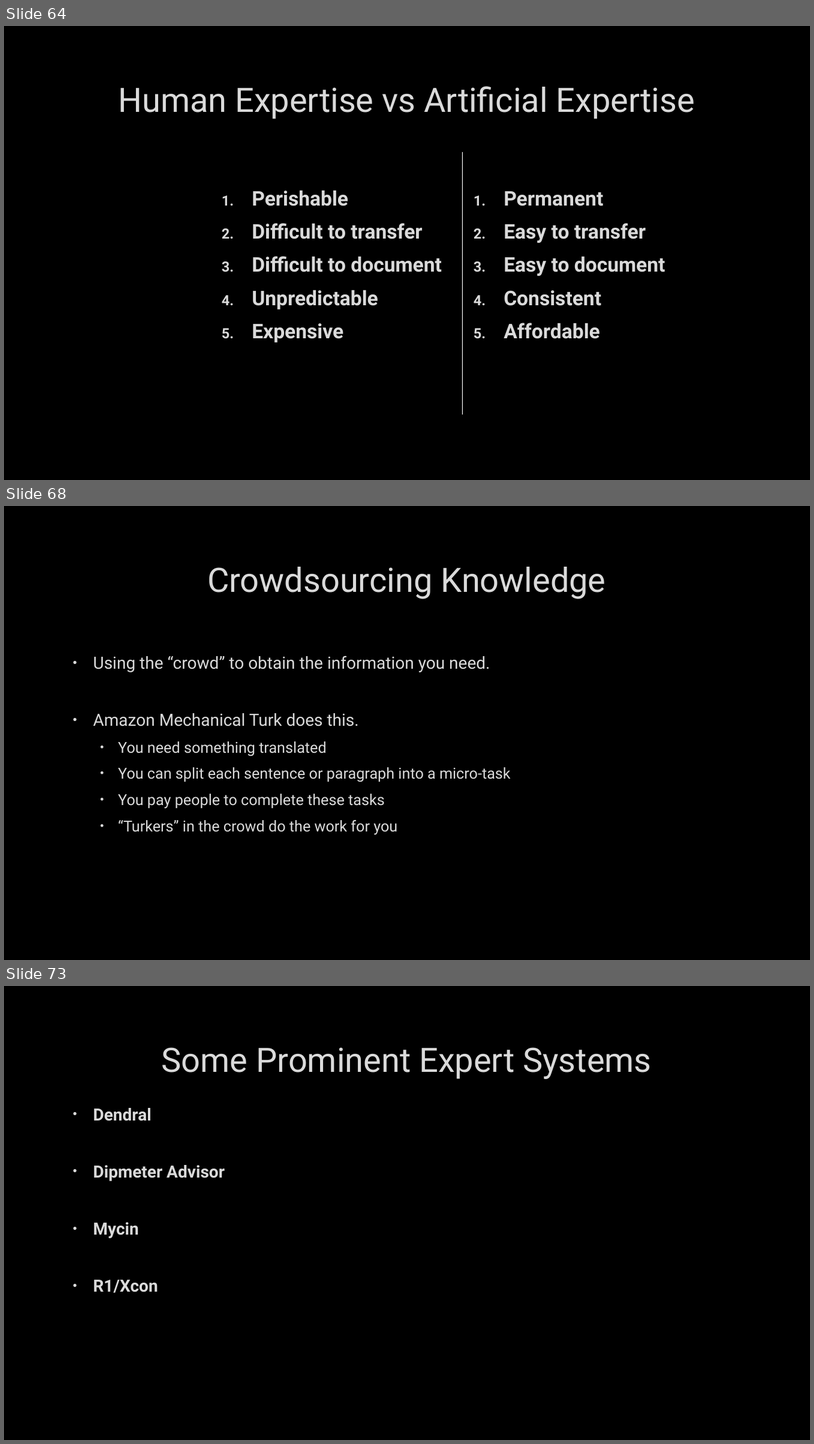
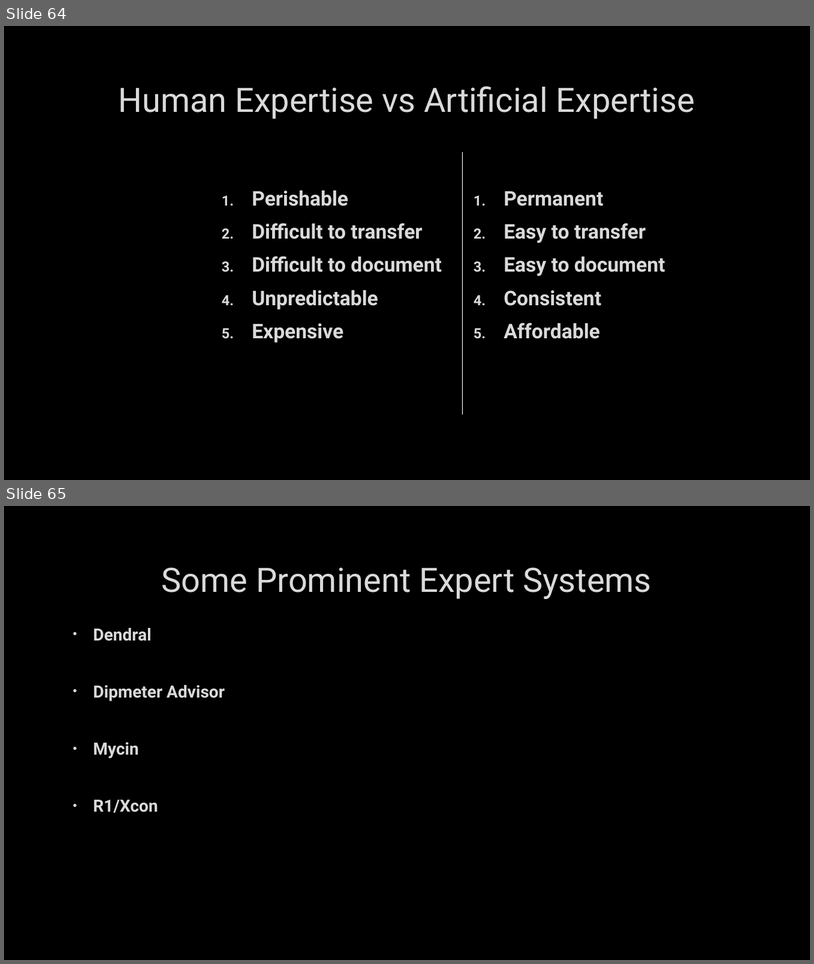
Before and after one commit to markfloryan/AI, a slide deck: slides/04-ExpertSystems.pptx. Shown one above the other, each under a label of ours: slides 64, 68 and 73 before the commit, slides 64 and 65 after it; the slides between them are not shown. The pictures are 814x1444 and 814x964 pixels, drawn with LibreOffice and Linux fonts; fonts in the diff are those of the drawing; background and template pictures are left out. Boxes give left, top, right and bottom in pixels: in the first picture for what was removed or moved away, otherwise in the second. Text is boxed around its words. In the diff, an @@ line names an element or a change of style, - is before the commit and + after.

```diff
--- a/slides/04-ExpertSystems.pptx
+++ b/slides/04-ExpertSystems.pptx
@@ slide 68 removed at [4, 506, 810, 960], background picture (left out) @@
@@ title removed at [207, 567, 606, 599] @@
-Crowdsourcing Knowledge
@@ text removed at [93, 655, 511, 835] @@
-• Using the “crowd” to obtain the information you need.
-• Amazon Mechanical Turk does this.
-  • You need something translated
-  • You can split each sentence or paragraph into a micro-task
-  • You pay people to complete these tasks
-  • “Turkers” in the crowd do the work for you
@@ what was slide 73 is now slide 65 @@
```
Also in this commit, not shown: 7 other slides removed, 10 other files.
